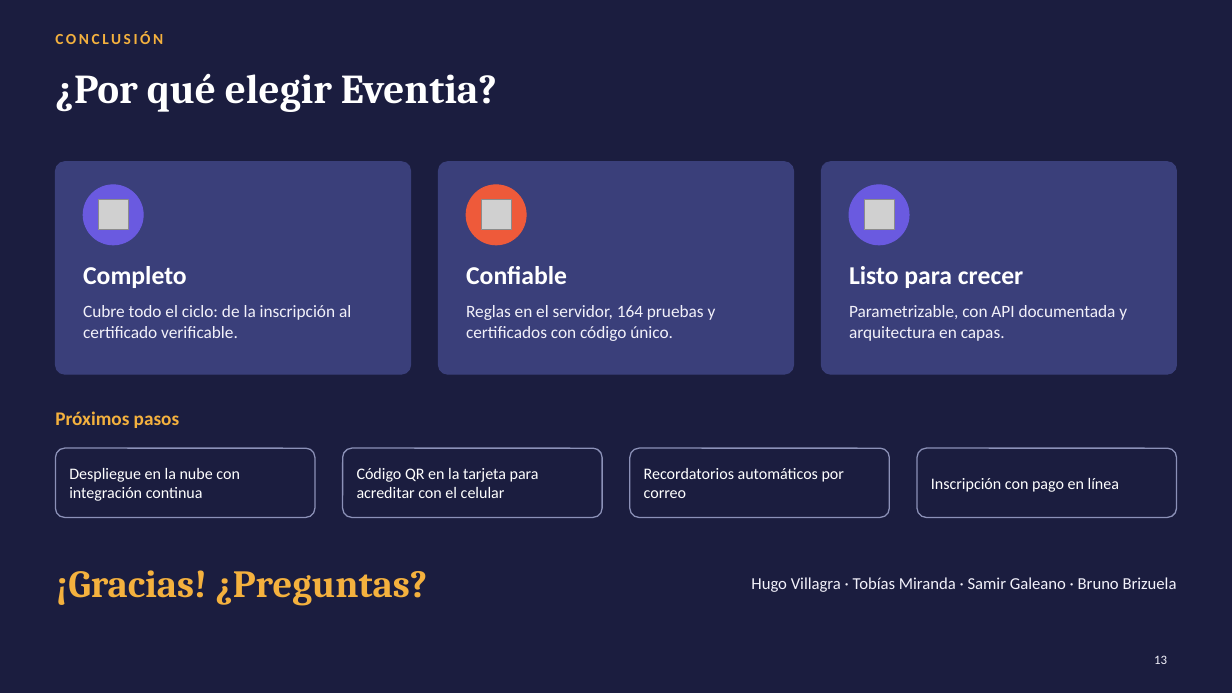
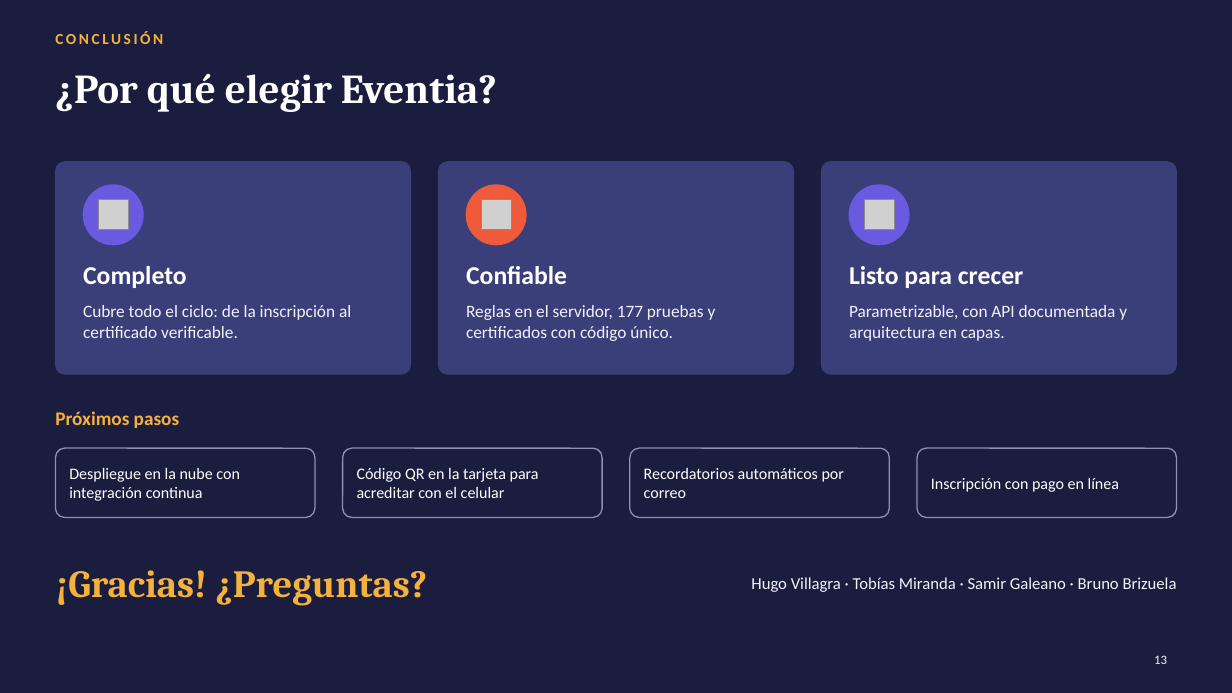
Before and after one commit to TobiasMiranda-FPUNA/Grupo-1-ING.-SOFT-II-Eventia, a slide deck: slide 13 of documentation/presentacion/Eventia_Presentacion.pptx. Drawn at 1232x693 pixels with LibreOffice and Linux fonts; fonts in the diff are those of the drawing; grey boxes stand for pictures. Boxes give left, top, right and bottom in pixels: in the first picture for what was removed or moved away, otherwise in the second. Text is boxed around its words. In the diff, an @@ line names an element or a change of style, - is before the commit and + after.

```diff
--- a/documentation/presentacion/Eventia_Presentacion.pptx
+++ b/documentation/presentacion/Eventia_Presentacion.pptx
@@ text at (466, 305, 716, 341): text changed @@
-Reglas en el servidor, 164 pruebas y certificados con código único.
+Reglas en el servidor, 177 pruebas y certificados con código único.
```
Also in this commit, not shown: 4 other slides changed, 34 other files.
